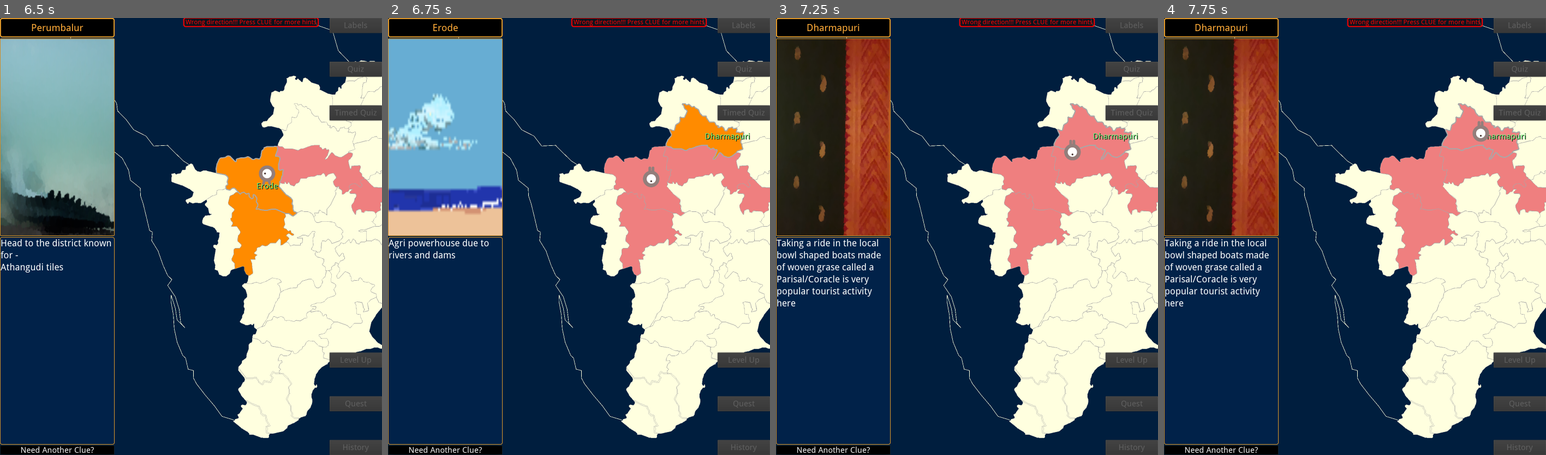
Above: before the commit, frames 1-4 (left to right).
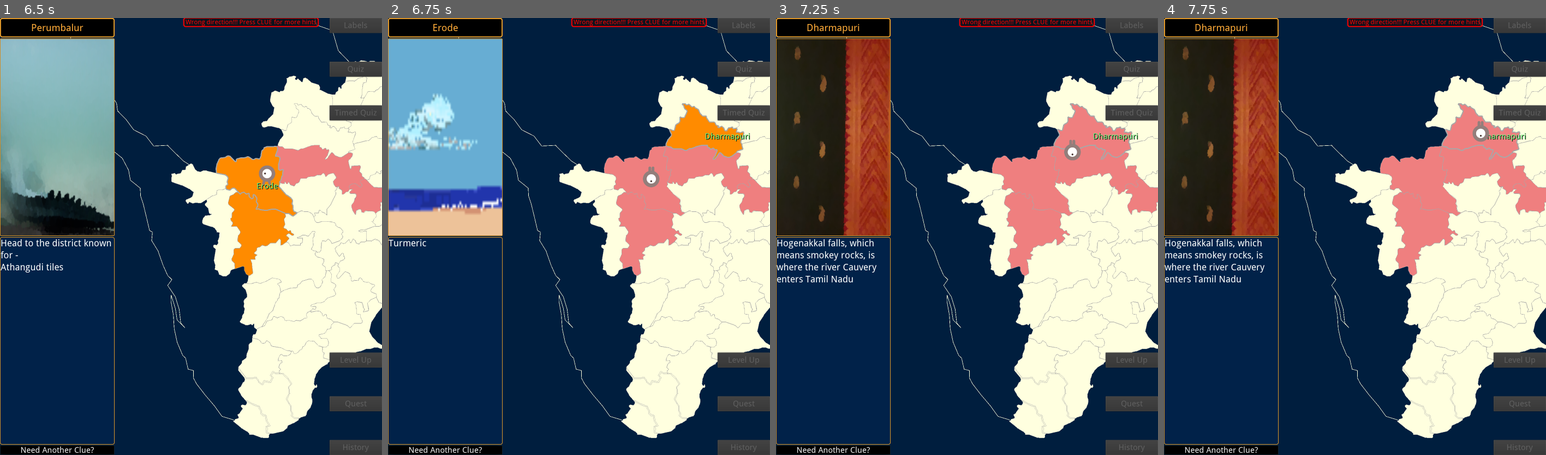
Above: after the commit, the same moments.

Repository: sharun-s/godot-tn
Game: Godot game, scene res://Node2D.tscn
The game is run twice, just before and just after one commit, with the same random seed, the same clock (stepped at 60 frames per second) and the same inputs.
Inputs (mouse positions are in pixels of both pictures, inside the frame that each line leads up to):
- Up to frame 1 (6.5 s): tap Enter at 0.5 s; drag from (370, 188) to (187, 52) at 0.52 s; drag from (202, 188) to (225, 105) at 1.27 s; move the mouse to (366, 149) at 2.02 s; hold Right (ui_right) 2.03-2.75 s; tap Backspace at 2.1 s; click (366, 149) at 2.17 s; drag from (278, 105) to (370, 188) at 2.77 s; click "Quest" at 3.5 s; click "Need Another Clue?" at 4.25 s; tap Space at 5 s; drag from (248, 232) to (366, 149) at 5.02 s; drag from (217, 144) to (366, 149) at 5.77 s
- Up to frame 2 (6.75 s): move the mouse to (735, 135) at 6.52 s; hold Down (ui_down) from 6.53 s (still down); hold Mouse wheel up (zoom_in) from 6.53 s (still down); click (735, 135) at 6.67 s
- Up to frame 3 (7.25 s): keep holding Down (ui_down); keep holding Mouse wheel up (zoom_in)
- Up to frame 4 (7.75 s): release Down (ui_down) at 7.25 s; release Mouse wheel up (zoom_in) at 7.25 s; drag from (1397, 398) to (1530, 149) at 7.27 s

Frame 1 is identical in both runs. In frame 2, 0.3% of the frame differs, in the area x 0-27%, y 50-55%; in frame 3, 1.1%, in the area x 0-28%, y 50-66%; in frame 4, 1.1%.

Commit message:
in multiquest mode when one quest is done next quest is unlocked

Diff:
--- a/InfoCenter.gd
+++ b/InfoCenter.gd
@@ -219,7 +219,7 @@
 }
 var rng=RandomNumberGenerator.new()
 var targets=[]
-var NumberOfTargets:=3
+var NumberOfTargets:=5
 var AttemptsAllowed:=10
 var attempts:=AttemptsAllowed
 
@@ -234,12 +234,14 @@
 		$VBoxContainer/NameBox.text="New Quest!"
 		rng.randomize()
 		if district is Array:
+			#method used for subject quests ie districts related to a subject are set as targets
 			if district.size() > NumberOfTargets:
 				targets=district.slice(0, NumberOfTargets-1)
 			else:
 				NumberOfTargets=district.size()
 				targets=district
 		else:
+			# old method of randomly picking targets
 			while targets.size() != NumberOfTargets:
 				var idx=rng.randi_range(0, facts.size()-1)
 				if (facts.keys()[idx] in targets) == false:
--- a/QuestMenu.gd
+++ b/QuestMenu.gd
@@ -9,6 +9,7 @@
 	#$MarginContainer/VBoxContainer/Food.connect('pressed', self, 'on_quest_select',["food"])
 	#$MarginContainer/VBoxContainer/People.connect('pressed', self, 'on_quest_select',["people"])
 	#$MarginContainer/VBoxContainer/Culture.connect('pressed', self, 'on_quest_select',["culture"])
+	#$MarginContainer/VBoxContainer/Movies.connect('pressed', self, 'on_quest_select',["movies"])
 
 var q={
 	river={
@@ -37,17 +38,23 @@
 var current=''
 func on_quest_select(qname):
 	current=qname
-	$PopupPanel/Label.text=str(qname).to_upper()+"\n"+q[qname].text+"\n\n You will be tested on these districts. Good Luck!"
+	$PopupPanel/Label.text=str(qname).to_upper()+"\n"+q[qname].text+"\n\n You will be tested on these districts. Solve 5 clues to unlock next quest. Good Luck!"
 	$PopupPanel.popup_centered()
 	randomize()
 	q[qname].districts.shuffle()
-	emit_signal('selected',q[qname].districts)
+	emit_signal('selected',q[qname].districts, qname)
 
 func _quest_over(turnstaken, cluessolved, success):
 	if success:
 		q[current].done=true
-	var btn:Button=$MarginContainer/VBoxContainer.get_node_or_null(current.capitalize())
-	btn.icon=chk
-	btn.disabled=true
-
+		var btn:Button=$MarginContainer/VBoxContainer.get_node_or_null(current.capitalize())
+		btn.icon=chk
+		var idx:=0
+		for i in $MarginContainer/VBoxContainer.get_children():
+			if i == btn:
+				break
+			idx=idx+1
+		var nextbtn:Button=$MarginContainer/VBoxContainer.get_child(idx+1)
+		nextbtn.disabled=false
+	#btn.disabled=true
 	current=''
--- a/QuestMenu.tscn
+++ b/QuestMenu.tscn
@@ -117,6 +117,7 @@
 custom_fonts/font = SubResource( 4 )
 custom_colors/font_color = Color( 0, 0, 0, 1 )
 custom_colors/font_color_pressed = Color( 0.631373, 0.52549, 0.203922, 1 )
+disabled = true
 text = "The Mountains"
 
 [node name="Sea" type="Button" parent="MarginContainer/VBoxContainer"]
@@ -129,6 +130,7 @@
 custom_fonts/font = SubResource( 4 )
 custom_colors/font_color = Color( 0.0666667, 0.215686, 0.913725, 1 )
 custom_colors/font_color_pressed = Color( 0, 0, 0, 1 )
+disabled = true
 text = "The Sea"
 
 [node name="Food" type="Button" parent="MarginContainer/VBoxContainer"]
--- a/TN.gd
+++ b/TN.gd
@@ -905,10 +905,18 @@
 		get_tree().set_group("dlabels","visible",false)
 	quest_selected('')
 
-func quest_selected(districts):
+var quest_colors={
+	sea=Color.skyblue,
+	river=Color.darkcyan,
+	mountains=Color.sienna,
+	food=Color.plum,
+	people=Color.seagreen,
+	culture=Color.gold,
+}
+func quest_selected(districts, quest_name=''):
 	if districts is Array:
 		for i in districts:
-			setDistrict_Color_Text(i, Color.skyblue, false)
+			setDistrict_Color_Text(i, quest_colors[quest_name], false)
 		yield(get_tree().create_timer(4.0), "timeout")
 		$HUD/QMenu/PopupPanel.hide()
 		$HUD/QMenu.hide()
@@ -950,7 +958,10 @@
 	$HUD/Grid.hide()
 	#disappear()
 	$HUD/Score.visible=false
-	timed_msg("[pulse color=#22dd44 height=-15 freq=5]You took "+str(turnstaken)+" turns\nAnd solved "+str(cluessolved)+" clues![/pulse]",3)
+	if success:
+		timed_msg("[pulse color=#22dd44 height=-15 freq=7]Congrats! Quest Complete. You took "+str(turnstaken)+" turns\nAnd solved "+str(cluessolved)+" clues! Next Quest has been Unlocked.[/pulse]",3)
+	else:
+		timed_msg("[pulse color=#22dd44 height=-15 freq=5]You took "+str(turnstaken)+" turns\nAnd solved "+str(cluessolved)+" clues![/pulse]",3)
 	yield($Timer,"timeout")
 	$HUD/Message.bbcode_text=''
 	if multiquest:
